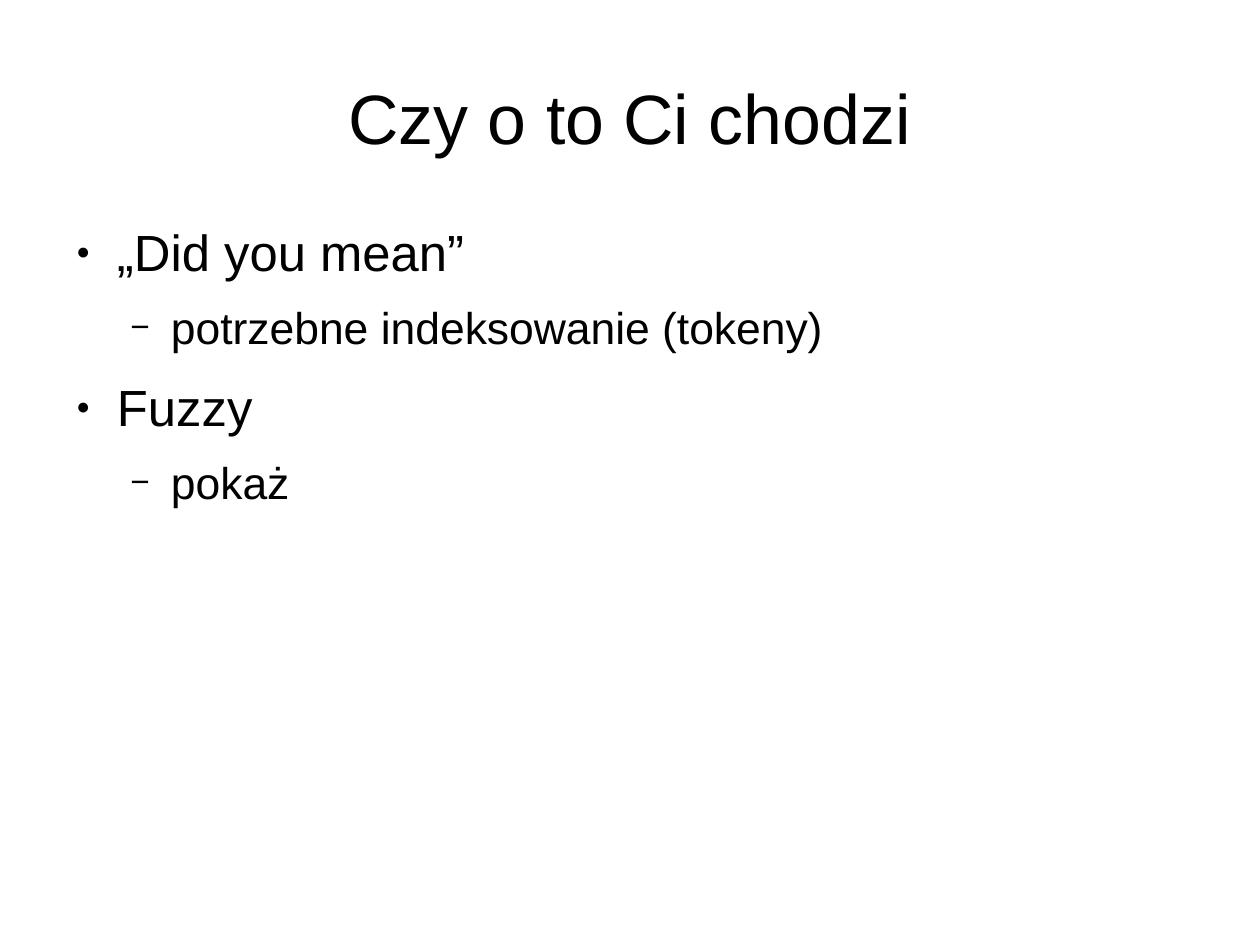
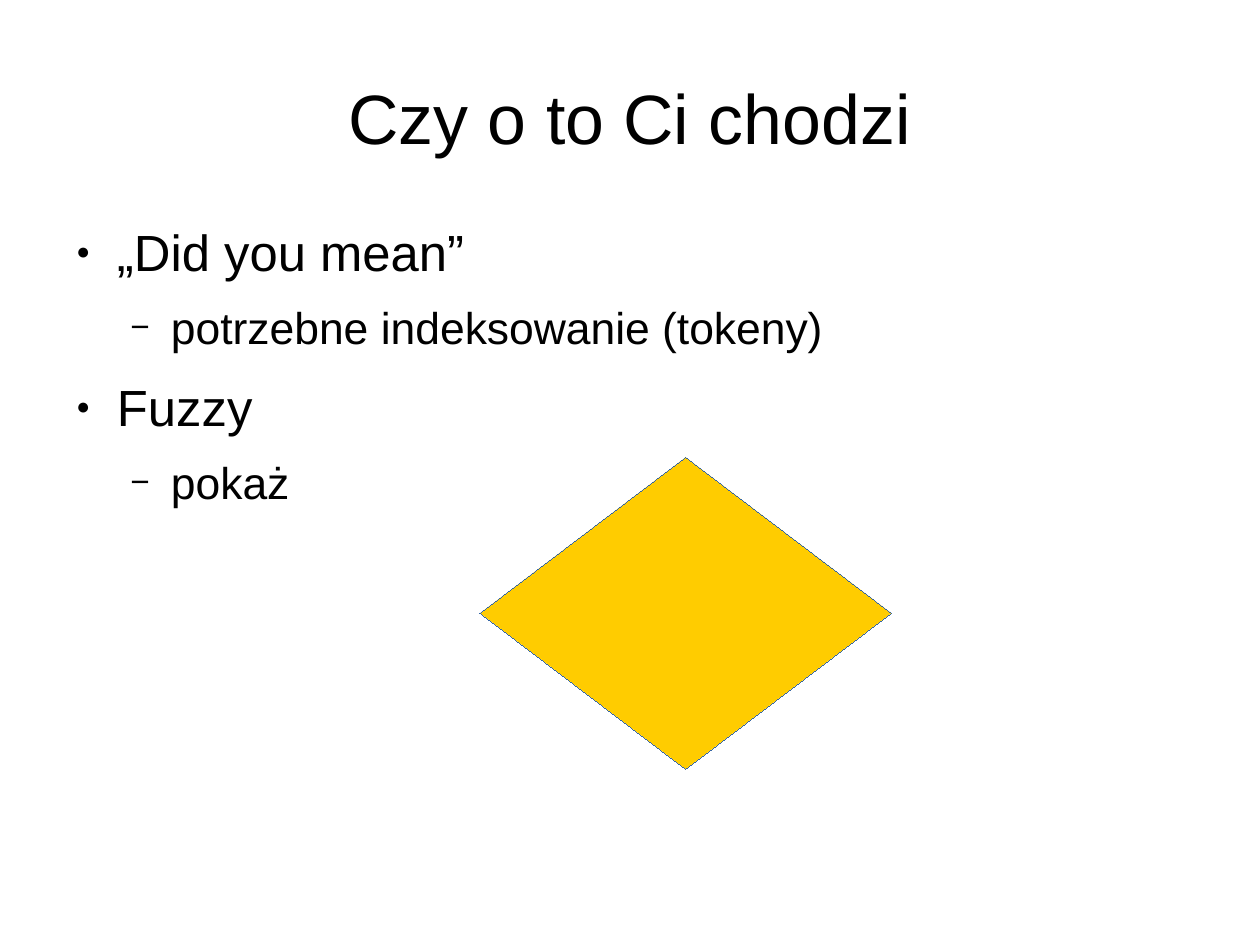
Before and after one commit to lukaszkuczynski/nieszukaj, a slide deck: slide 22 of znajduj.odp (slide 20 before the commit). Drawn at 1260x945 pixels with LibreOffice and Linux fonts; fonts in the diff are those of the drawing. Boxes give left, top, right and bottom in pixels: in the first picture for what was removed or moved away, otherwise in the second. Text is boxed around its words. In the diff, an @@ line names an element or a change of style, - is before the commit and + after.

```diff
--- a/znajduj.odp
+++ b/znajduj.odp
@@ diamond added at <box>480,457,892,769</box>, fill #FFCC00, outline #3465A4 0 pt @@
```
Also in this commit, not shown: 2 other slides changed, 6 other files.
